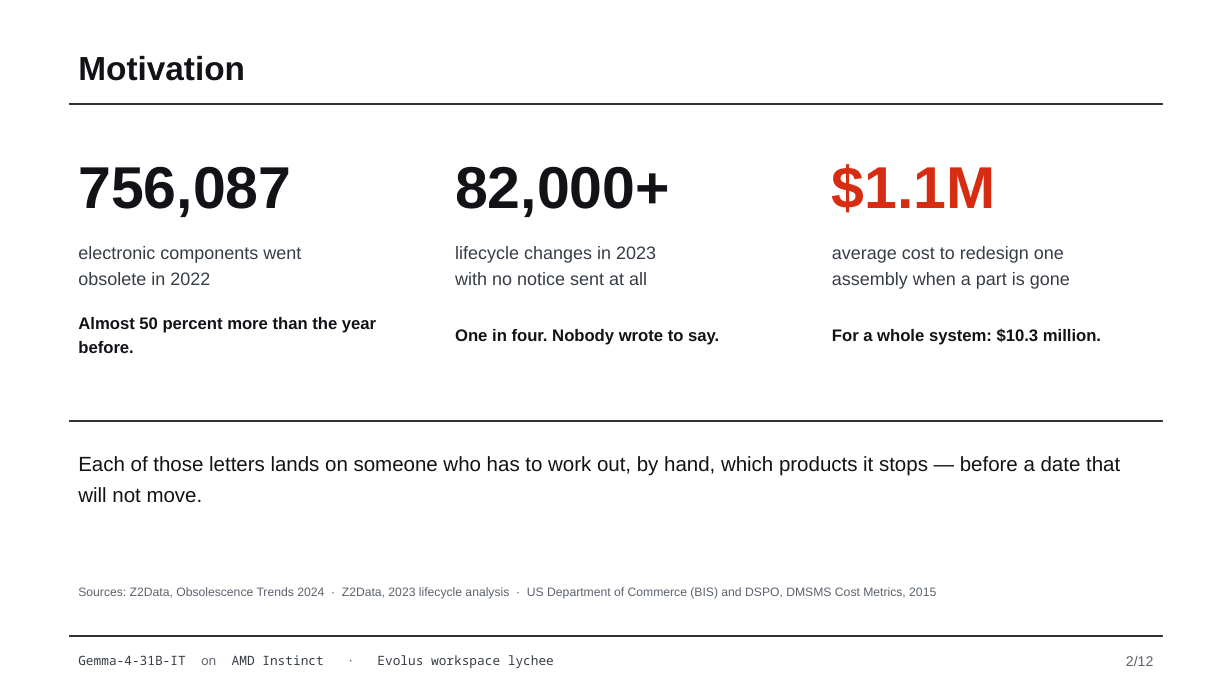
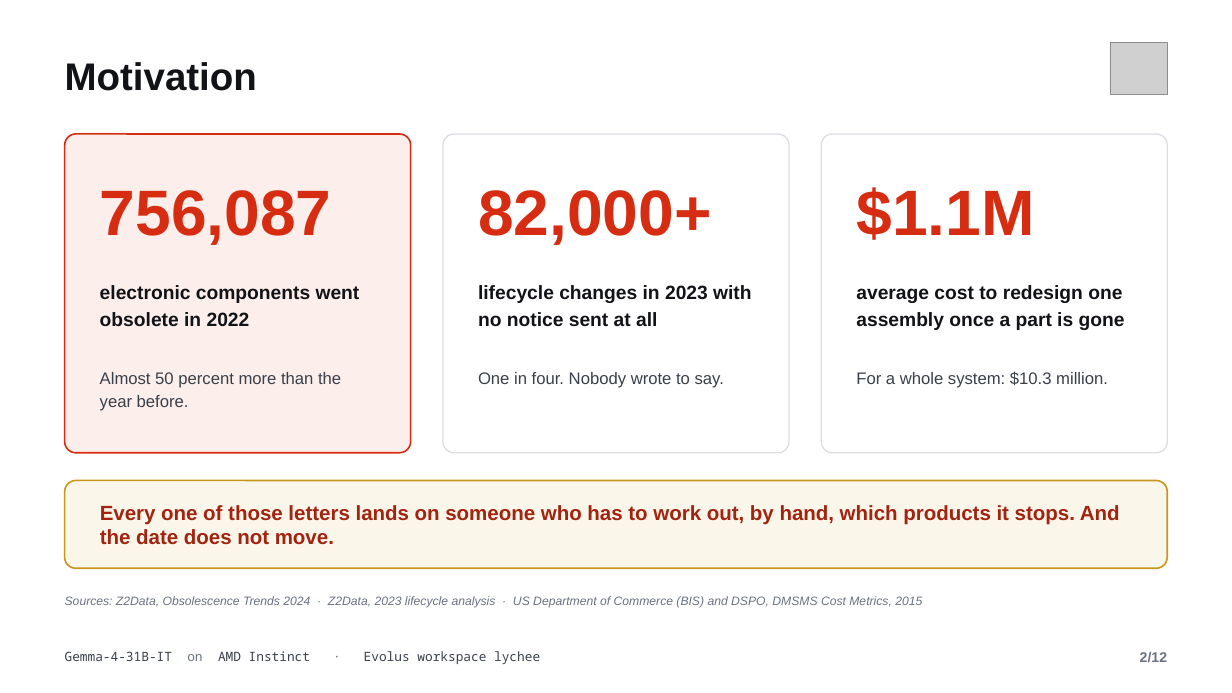
Before and after one commit to bukhari-hamzamukhtar/lychee, a slide deck: slide 2 of submission/LastBuy.pptx. Drawn at 1232x693 pixels with LibreOffice and Linux fonts; fonts in the diff are those of the drawing; grey boxes stand for pictures. Boxes give left, top, right and bottom in pixels: in the first picture for what was removed or moved away, otherwise in the second. Text is boxed around its words. In the diff, an @@ line names an element or a change of style, - is before the commit and + after.

```diff
--- a/submission/LastBuy.pptx
+++ b/submission/LastBuy.pptx
@@ text "Motivation" moved from (x1=78, y1=55, x2=245, y2=81) to (x1=65, y1=62, x2=257, y2=91) @@
@@ text "Motivation" at (x1=65, y1=62, x2=257, y2=91): size 26 to 30 pt @@
@@ picture added at (x1=1110, y1=43, x2=1167, y2=94) @@
@@ rectangle removed at (x1=69, y1=104, x2=1163, y2=104) @@
@@ rounded rectangle added at (x1=65, y1=134, x2=410, y2=453), fill #FCEEEA, outline #D62D12 1.25 pt @@
@@ rounded rectangle added at (x1=443, y1=134, x2=788, y2=453), fill #FFFFFF, outline #DADDE2 1 pt @@
@@ rounded rectangle added at (x1=822, y1=134, x2=1167, y2=453), fill #FFFFFF, outline #DADDE2 1 pt @@
@@ text "756,087" moved from (x1=78, y1=166, x2=291, y2=217) to (x1=100, y1=190, x2=332, y2=245) @@
@@ text "756,087" at (x1=100, y1=190, x2=332, y2=245): size 46 to 50 pt, text colour #111317 to #D62D12; vertical alignment middle to top @@
@@ text "82,000+" at (x1=478, y1=190, x2=712, y2=245): size 46 to 50 pt, text colour #111317 to #D62D12; vertical alignment middle to top @@
@@ text "82,000+" moved from (x1=455, y1=166, x2=670, y2=217) to (x1=478, y1=190, x2=712, y2=245) @@
@@ text "$1.1M" moved from (x1=832, y1=164, x2=996, y2=213) to (x1=856, y1=187, x2=1034, y2=240) @@
@@ text "$1.1M" at (x1=856, y1=187, x2=1034, y2=240): size 46 to 50 pt; vertical alignment middle to top @@
@@ text at (x1=100, y1=285, x2=360, y2=326): text changed; size 14 to 15 pt; text colour #373D47 to #111317; bold on @@
-electronic components went
-obsolete in 2022
+electronic components went obsolete in 2022
@@ text at (x1=478, y1=285, x2=751, y2=327): text changed; size 14 to 15 pt; text colour #373D47 to #111317; bold on @@
-lifecycle changes in 2023
-with no notice sent at all
+lifecycle changes in 2023 with no notice sent at all
@@ vertical alignment middle to top in 3 elements at (x1=100, y1=285, x2=360, y2=326), (x1=478, y1=285, x2=751, y2=327), (x1=856, y1=285, x2=1125, y2=330) @@
@@ text at (x1=856, y1=285, x2=1125, y2=330): text changed; size 14 to 15 pt; text colour #373D47 to #111317; bold on @@
-average cost to redesign one
-assembly when a part is gone
+average cost to redesign one assembly once a part is gone
@@ text "Almost 50 percent more than ..." moved from (x1=78, y1=317, x2=376, y2=353) to (x1=100, y1=372, x2=341, y2=411) @@
@@ text "One in four. Nobody wrote ..." moved from (x1=455, y1=329, x2=719, y2=345) to (x1=478, y1=372, x2=724, y2=388) @@
@@ text colour #111317 to #3A404A, bold off; line spacing 1.2 to 1.15; vertical alignment middle to top in 3 elements at (x1=100, y1=372, x2=341, y2=411), (x1=478, y1=372, x2=724, y2=388), (x1=856, y1=371, x2=1108, y2=388) @@
@@ text "For a whole system: $10.3 ..." moved from (x1=832, y1=328, x2=1101, y2=345) to (x1=856, y1=371, x2=1108, y2=388) @@
@@ rectangle removed at (x1=69, y1=421, x2=1163, y2=421) @@
@@ rounded rectangle added at (x1=65, y1=481, x2=1167, y2=568), fill #FBF6EA, outline #C9971C 1.25 pt @@
@@ text at (x1=100, y1=505, x2=1120, y2=545): text changed; text colour #111317 to #A12310; bold on @@
-Each of those letters lands on someone who has to work out, by hand, which products it stops — before a date that will not move.
+Every one of those letters lands on someone who has to work out, by hand, which products it stops. And the date does not move.
@@ text "Sources: Z2Data, Obsolescence Trends 2024 ..." moved from (x1=78, y1=587, x2=936, y2=599) to (x1=65, y1=596, x2=922, y2=608) @@
@@ text "Sources: Z2Data, Obsolescence Trends 2024 ..." at (x1=65, y1=596, x2=922, y2=608): text colour #5C636E to #6B7280, italic on; vertical alignment middle to top @@
@@ text "Gemma-4-31B-IT on AMD Instinct · ..." at (x1=65, y1=651, x2=540, y2=664): text colour #373D47 to #3A404A; text colour #5C636E to #6B7280 in "on ·"; vertical alignment middle to top @@
@@ rectangle removed at (x1=69, y1=636, x2=1163, y2=637) @@
@@ text "2/12" at (x1=1140, y1=652, x2=1167, y2=663): text colour #5C636E to #6B7280, bold on; vertical alignment middle to top @@
```
Also in this commit, not shown: 9 other slides changed, 2 slides added, 2 slides removed, 6 other files.
